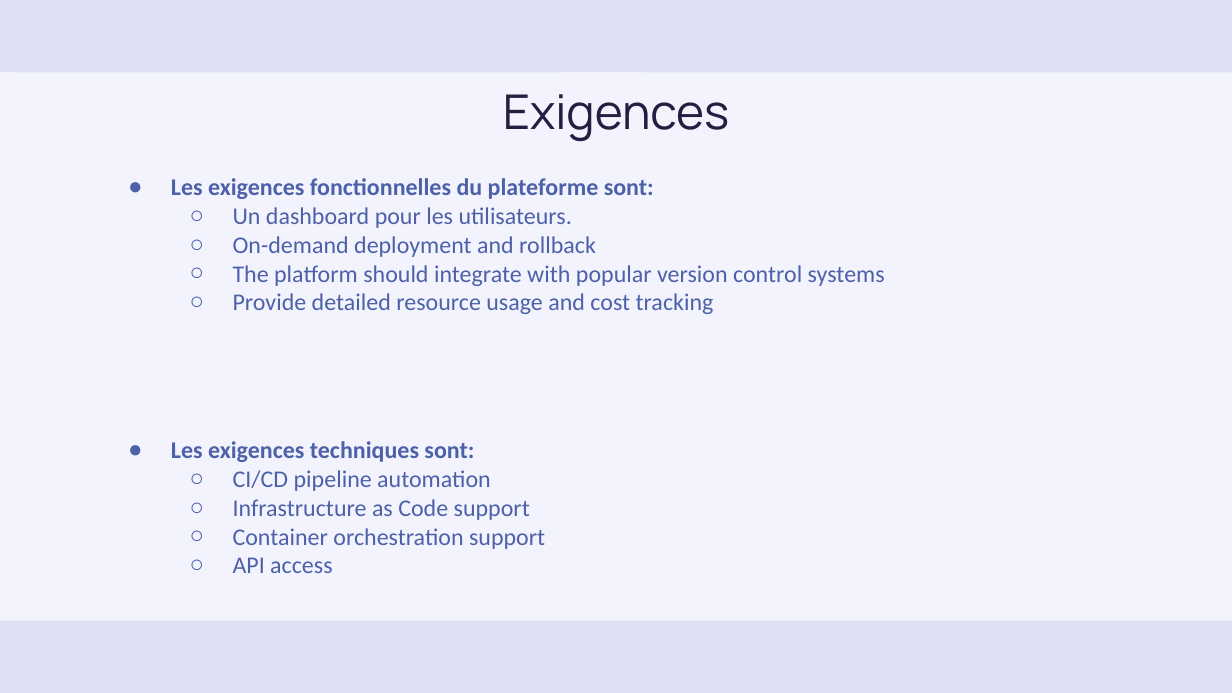
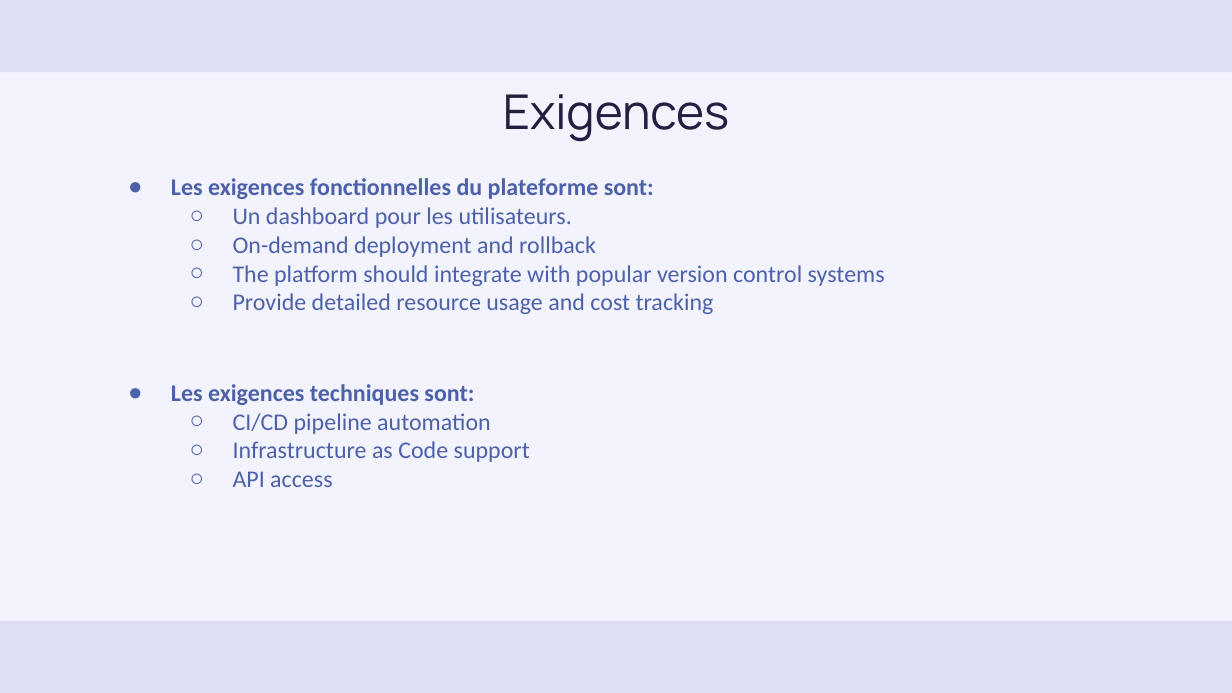
Before and after one commit to Nguh-Prince/DevOps-as-a-Service, a slide deck: slide 12 of documentation/Cahier de Charges.pptx. Drawn at 1232x693 pixels with LibreOffice and Linux fonts; fonts in the diff are those of the drawing. Boxes give left, top, right and bottom in pixels: in the first picture for what was removed or moved away, otherwise in the second. Text is boxed around its words. In the diff, an @@ line names an element or a change of style, - is before the commit and + after.

```diff
--- a/documentation/Cahier de Charges.pptx
+++ b/documentation/Cahier de Charges.pptx
@@ text at (x1=233, y1=528, x2=545, y2=549): paragraph removed @@
-  ○ Container orchestration support
```
Also in this commit, not shown: 1 other slide changed, 1 slide removed, 18 other files.
